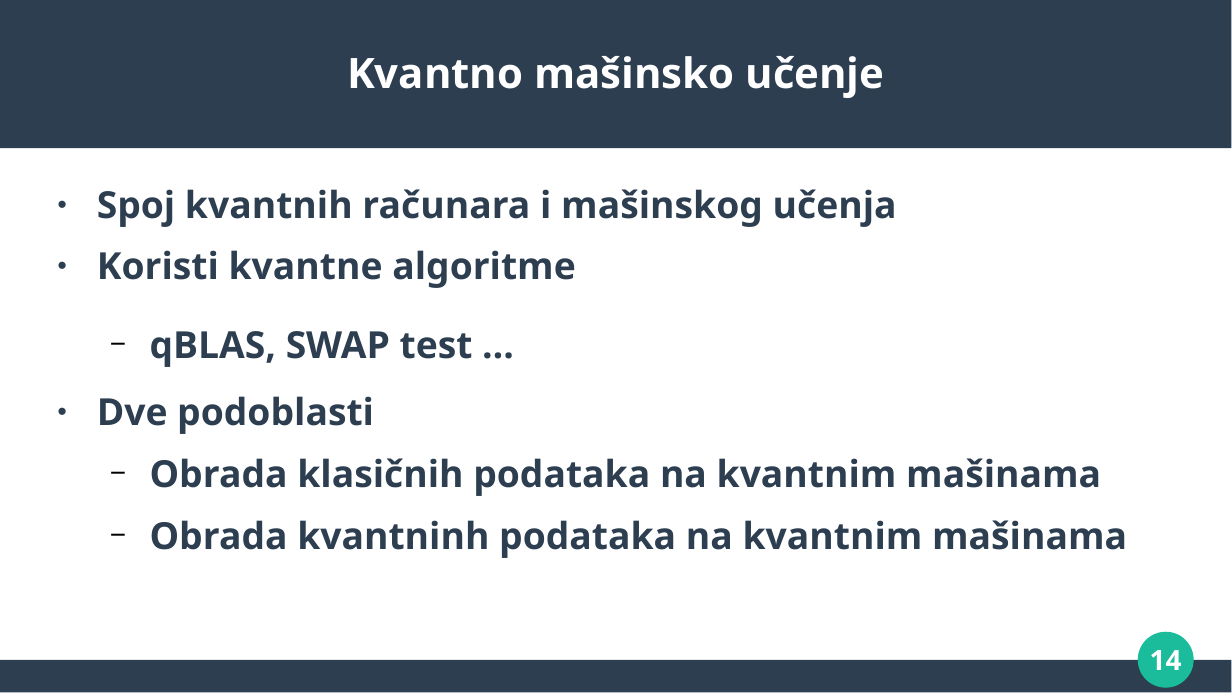
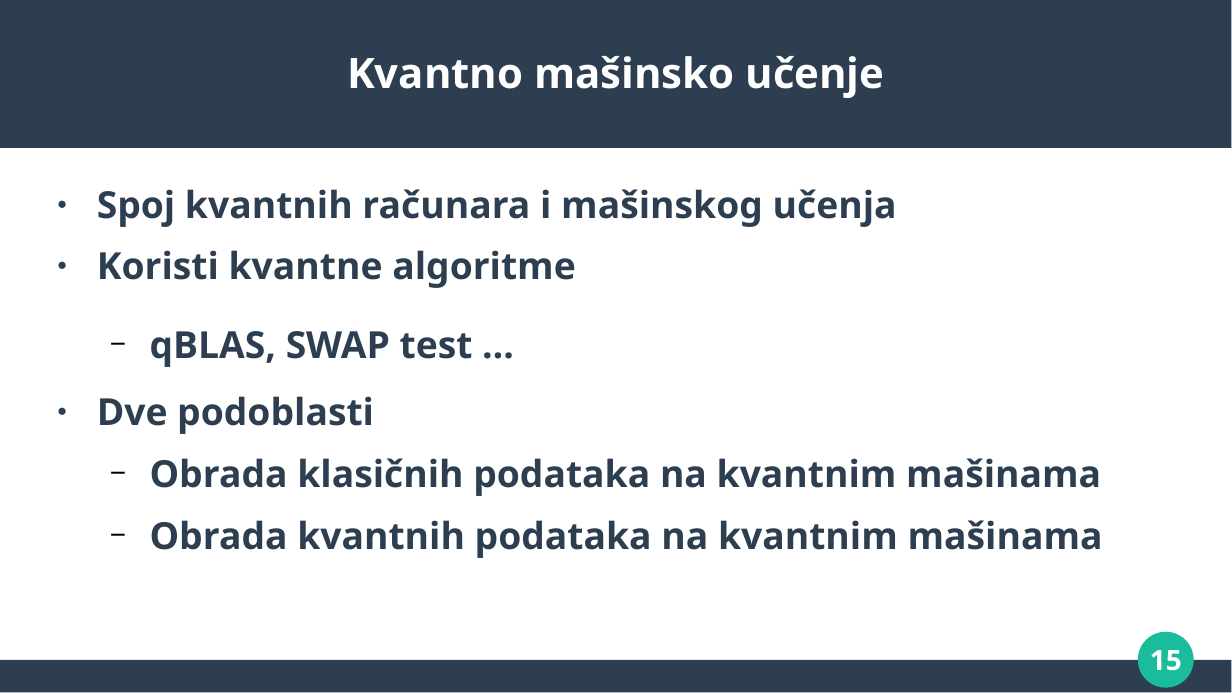
Before and after one commit to MilanBojic1999/Diplomski, a slide deck: slide 15 of presentation/Diplomski - prezentacija.pptx (slide 14 before the commit). Drawn at 1232x693 pixels with LibreOffice and Linux fonts; fonts in the diff are those of the drawing. Boxes give left, top, right and bottom in pixels: in the first picture for what was removed or moved away, otherwise in the second. Text is boxed around its words. In the diff, an @@ line names an element or a change of style, - is before the commit and + after.

```diff
--- a/presentation/Diplomski - prezentacija.pptx
+++ b/presentation/Diplomski - prezentacija.pptx
@@ text at (150,520,1103,558): text changed @@
-  − Obrada kvantninh podataka na kvantnim mašinama
+  − Obrada kvantnih podataka na kvantnim mašinama
@@ page number at (1150,650,1182,671): text changed @@
-14
+15
```
Also in this commit, not shown: 25 other slides changed, 2 slides added, 1 other file.
